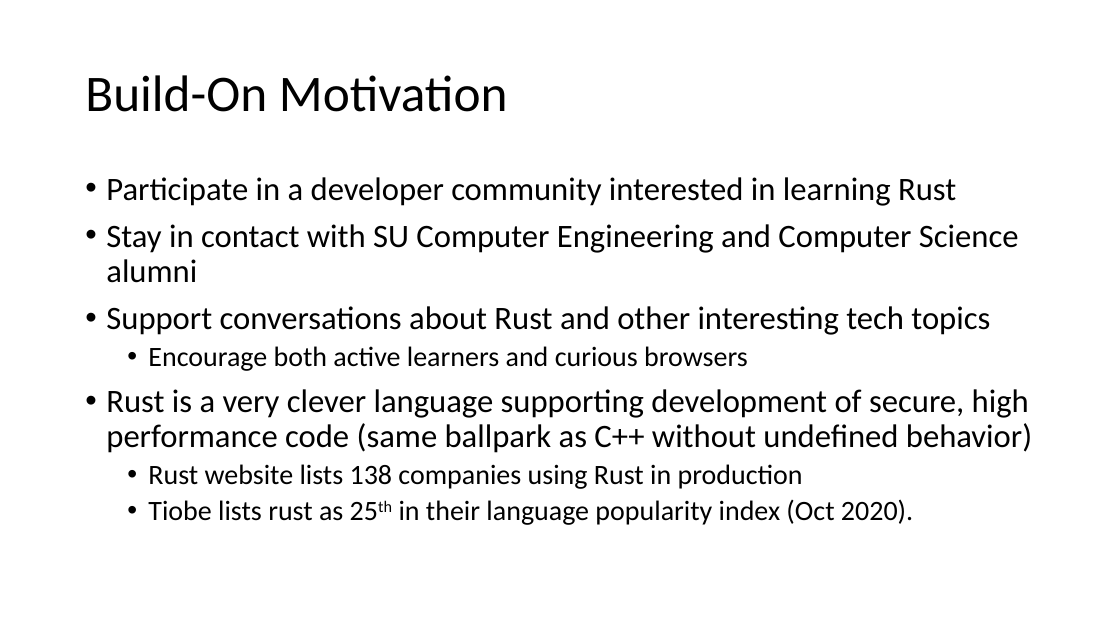
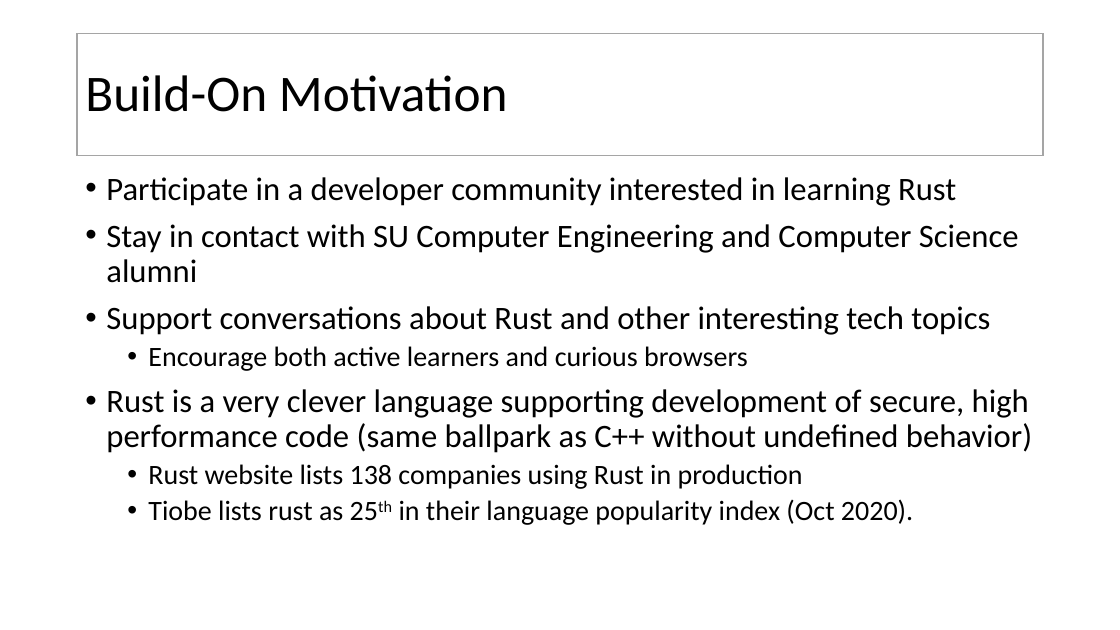
Before and after one commit to JimFawcett/BuildOn, a slide deck: slide 5 of Build-On.pptx (slide 3 before the commit). Drawn at 1120x630 pixels with LibreOffice and Linux fonts; fonts in the diff are those of the drawing. Boxes give left, top, right and bottom in pixels: in the first picture for what was removed or moved away, otherwise in the second. Text is boxed around its words. In the diff, an @@ line names an element or a change of style, - is before the commit and + after.

```diff
--- a/Build-On.pptx
+++ b/Build-On.pptx
@@ title "Build-On Motivation" resized from (x1=85, y1=75, x2=508, y2=112) to (x1=77, y1=34, x2=1044, y2=155) @@
@@ title "Build-On Motivation" at (x1=77, y1=34, x2=1044, y2=155): fill none to #FFFFFF; outline none to #A5A5A5 1 pt @@
```
Also in this commit, not shown: 2 other slides changed, 7 slides added, 56 other files.
